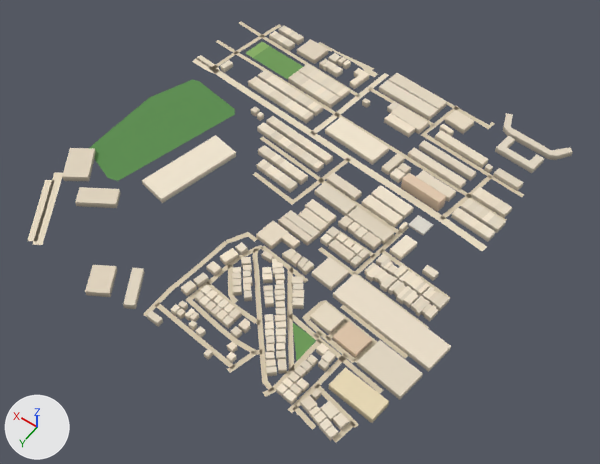
Two versions of the glTF model public/assets/bengaluru-region-v1/tiles/t14_-3-l1.glb, one commit apart.
The view is the same before and after, from a 50 mm camera at (6834.0, -694.0, 793.0) aimed at (7207.0, -1217.0, -29.0). Every picture has the same lights, and +X, +Y and +Z are marked at lower left. The picture after the commit comes second. Vertices at exactly the same position are counted once.

In view in the first picture: 'building', 'ground'.
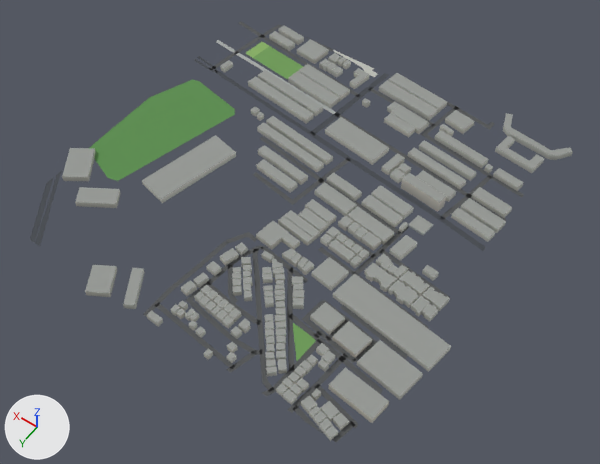
Location of each change, (x1, y1, x2, y2) in pixels of the pictures (600 x 464 px; the box of a moved part takes in the faces that stretch with it):
'ground', reshaped: before (27, 21, 524, 442); after (30, 21, 524, 442)
part 1 of me_building, recoloured (darker): (62, 25, 573, 441) in both
part 2 of me_ground, rebuilt: before (310, 133, 487, 251); after (310, 134, 486, 251)
part 3 of me_ground, rebuilt: before (216, 71, 314, 136); after (216, 72, 312, 135)
part 4 of me_ground, rebuilt (18% narrower): before (192, 58, 219, 74); after (197, 56, 219, 73)
part 5 of me_ground, rebuilt (11% narrower, 6% taller): before (27, 180, 53, 241); after (30, 178, 53, 243)
part 6 of me_ground, rebuilt: before (40, 216, 51, 224); after (41, 216, 49, 224)
part 7 of me_ground, rebuilt: before (42, 172, 63, 216); after (44, 170, 62, 216)
part 8 of me_ground, rebuilt (25% narrower, 9% taller): before (33, 224, 48, 245); after (35, 223, 46, 246)
part 9 of me_ground, moved or reshaped: before (227, 250, 450, 442); after (226, 249, 450, 442)
part 10 of me_ground, moved or reshaped: before (197, 21, 334, 73); after (194, 21, 333, 73)
part 11 of me_ground, moved or reshaped: before (421, 100, 524, 221); after (420, 102, 524, 221)
part 12 of me_ground, recoloured: (143, 36, 506, 431) in both

What changed in the scene script:
```text
Change me_building:
    used by ob_building; location = (7000.0, -1500.0, 0.0)
    remove me_building.from_pydata(...)  # 2384 vertices, 3638 faces; spans x -33.0..514.0, y -23.0..518.0, z 0.0..18.0
    add me_building.from_pydata(...)  # 2384 vertices, 4388 faces; spans x -33.0..514.0, y -23.0..518.0, z 0.0..18.0
    me_building part 1: 3638 kept faces spanning x -33.0..514.0, y -23.0..518.0, z 0.0..18.0 get new vertex colours
Change me_ground:
    used by ob_ground; location = (7000.0, -1500.0, 0.0)
    remove me_ground.from_pydata(...)  # 593 vertices, 496 faces; spans x -1.0..505.0, y -3.0..503.0, z 1.0
    add me_ground.from_pydata(...)  # 610 vertices, 513 faces; spans x 0.0..500.0, y 0.0..500.0, z 1.0
    me_ground part 2: the loose piece of 22 vertices spanning x -1.0..277.0, y 154.0..201.0, z 1.0 is rebuilt with 24 vertices and now spans x 0.0..277.0, y 155.0..200.0, z 1.0
    me_ground part 3: the loose piece of 12 vertices spanning x 276.0..457.0, y 131.0..164.0, z 1.0 is rebuilt with 12 vertices and now spans x 276.0..456.0, y 133.0..162.0, z 1.0
    me_ground part 4: the loose piece of 10 vertices spanning x 456.0..501.0, y 129.0..143.0, z 1.0 is rebuilt with 10 vertices and now spans x 455.0..500.0, y 124.0..138.0, z 1.0
    me_ground part 5: the loose piece of 8 vertices spanning x 441.0..505.0, y 415.0..503.0, z 1.0 is rebuilt with 10 vertices and now spans x 442.0..500.0, y 412.0..500.0, z 1.0
    me_ground part 6: the loose piece of 6 vertices spanning x 449.0..466.0, y 459.0..476.0, z 1.0 is rebuilt with 6 vertices and now spans x 452.0..464.0, y 461.0..475.0, z 1.0
    me_ground part 7: the loose piece of 6 vertices spanning x 456.0..505.0, y 400.0..466.0, z 1.0 is rebuilt with 6 vertices and now spans x 459.0..500.0, y 398.0..464.0, z 1.0
    me_ground part 8: the loose piece of 4 vertices spanning x 432.0..460.0, y 470.0..503.0, z 1.0 is rebuilt with 6 vertices and now spans x 433.0..457.0, y 471.0..500.0, z 1.0
    me_ground part 9: 19 vertices moved from x 1.0..149.0, y 271.0..501.0, z 1.0 to x 0.0..149.0, y 271.0..500.0, z 1.0; 9 vertices removed from x -1.0..96.0, y 323.0..503.0, z 1.0; 11 vertices added at x 0.0..102.0, y 324.0..500.0, z 1.0
    me_ground part 10: 5 vertices moved from x 367.0..500.0, y -2.0..141.0, z 1.0 to x 367.0..500.0, y 0.0..140.0, z 1.0; 11 vertices removed from x 367.0..501.0, y -3.0..136.0, z 1.0; 16 vertices added at x 367.0..500.0, y 0.0..139.0, z 1.0
    me_ground part 11: 5 vertices moved from x 27.0..158.0, y 15.0..141.0, z 1.0 to x 16.0..159.0, y 14.0..143.0, z 1.0; 5 vertices removed from x 24.0..182.0, y -3.0..94.0, z 1.0; 9 vertices added at x 21.0..208.0, y 0.0..95.0, z 1.0
    me_ground part 12: 329 kept faces spanning x 0.0..471.0, y 0.0..500.0, z 1.0 get new vertex colours; the middle colour goes from beige #d7c9ae to dark grey #535556
    other edits to the shape of me_ground do not show in these pictures
```
